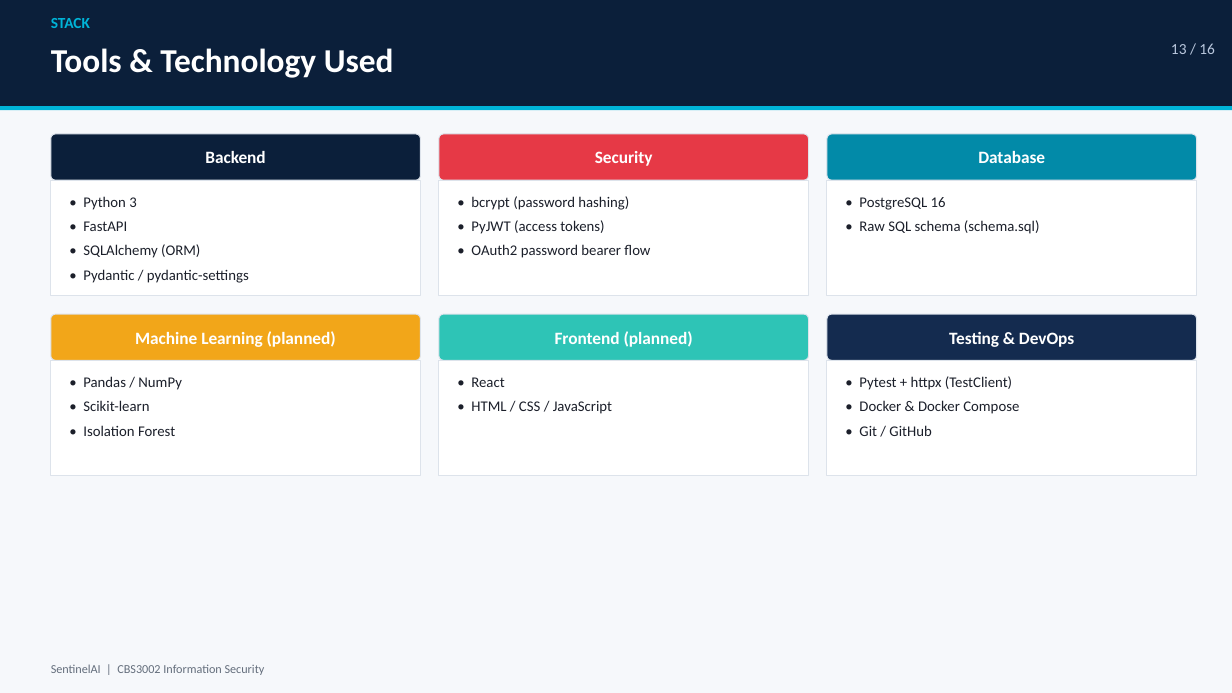
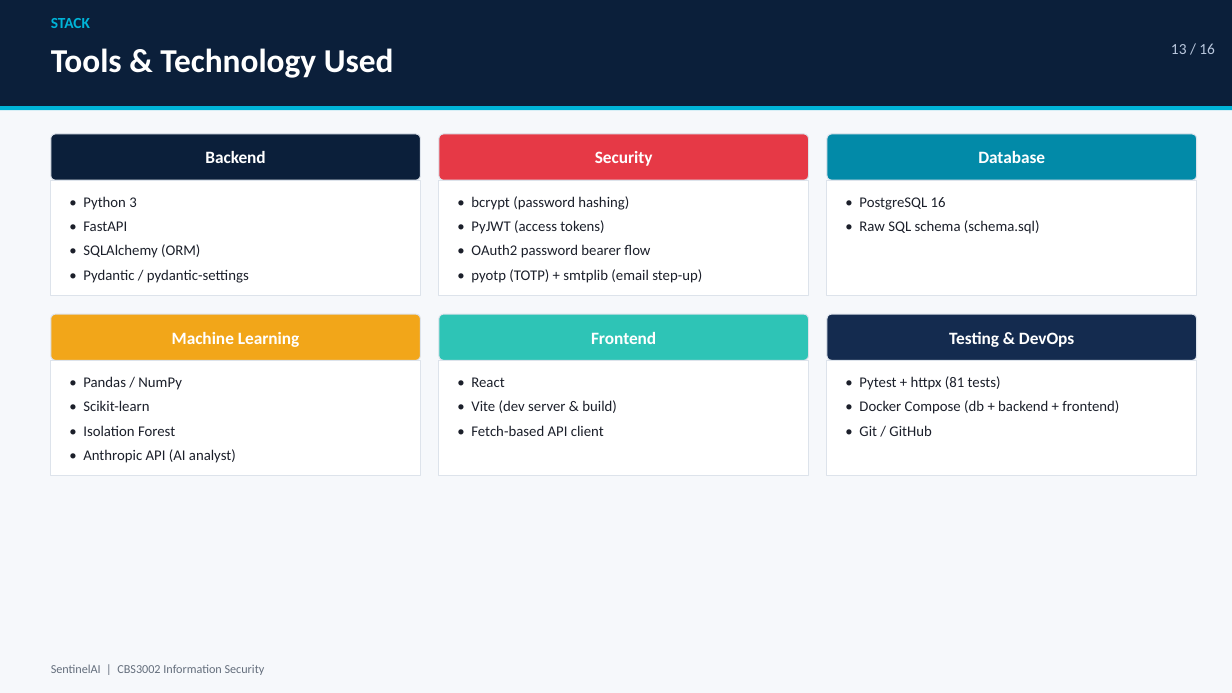
Before and after one commit to atul-23012006/Sentinel-AI, a slide deck: slide 13 of SentinelAI_Presentation.pptx. Drawn at 1232x693 pixels with LibreOffice and Linux fonts; fonts in the diff are those of the drawing. Boxes give left, top, right and bottom in pixels: in the first picture for what was removed or moved away, otherwise in the second. Text is boxed around its words. In the diff, an @@ line names an element or a change of style, - is before the commit and + after.

```diff
--- a/SentinelAI_Presentation.pptx
+++ b/SentinelAI_Presentation.pptx
@@ text at (x1=471, y1=269, x2=702, y2=283): paragraph added @@
+• pyotp (TOTP) + smtplib (email step-up)
@@ text in rounded rectangle at (x1=172, y1=332, x2=300, y2=347): text changed @@
-Machine Learning (planned)
+Machine Learning
@@ text in rounded rectangle at (x1=591, y1=332, x2=656, y2=344): text changed @@
-Frontend (planned)
+Frontend
@@ text at (x1=859, y1=376, x2=1119, y2=414): text changed @@
-• Pytest + httpx (TestClient)
-• Docker & Docker Compose
+• Pytest + httpx (81 tests)
+• Docker Compose (db + backend + frontend)
@@ text at (x1=471, y1=400, x2=617, y2=436): text changed @@
-• HTML / CSS / JavaScript
+• Vite (dev server & build)
+• Fetch-based API client
@@ text at (x1=83, y1=449, x2=236, y2=463): paragraph added @@
+• Anthropic API (AI analyst)
```
Also in this commit, not shown: 10 other slides changed, 20 other files.
